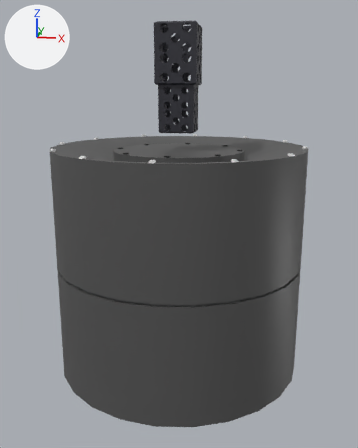
The Blender file HS-306/HS-306_final.blend: old version first, new version second.
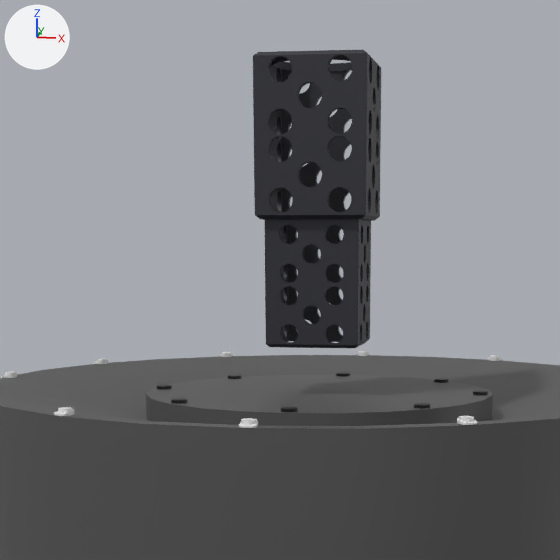
Each version appears first whole from a 50 mm lens placed at (0.303, -1.802, 0.617), pointed at (0.002, -0.009, 0.137), and next in a close-up on the part from 16% to 75% of the width and 0% to 48% of the height. The lights are fixed; the arrows at upper left show +X, +Y and +Z.
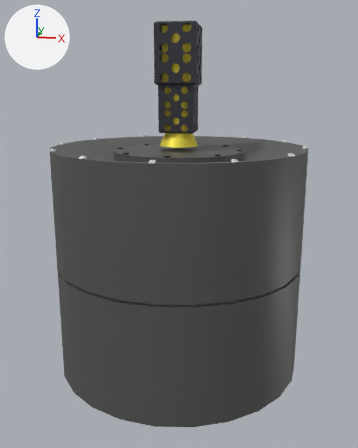
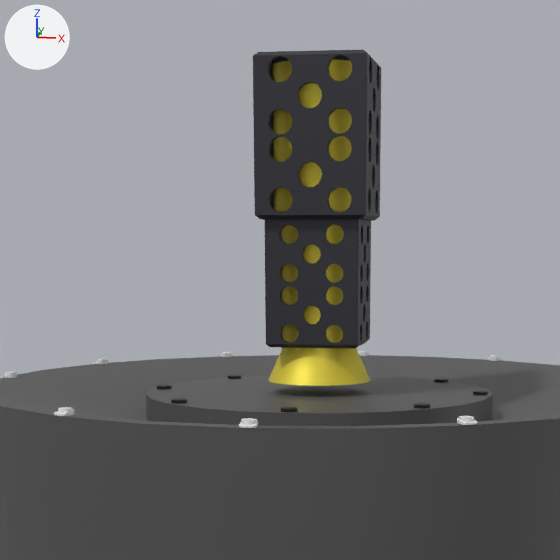
Changed parts and their boxes (x1, y1, x2, y2) in the close-ups (560 x 560 px):
'ATS-Artist Antenna', shown (yellow): after (268, 59, 370, 386)

Edits to the bpy script that builds the scene:
```text
Change ob_ats_artist_antenna:
    remove ob_ats_artist_antenna.hide_set(True)
```
